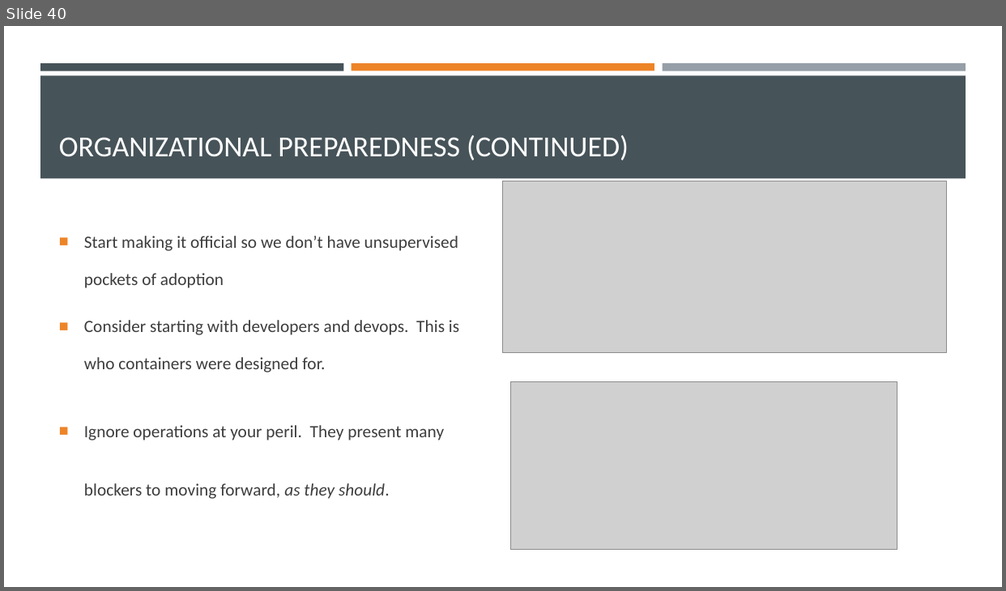
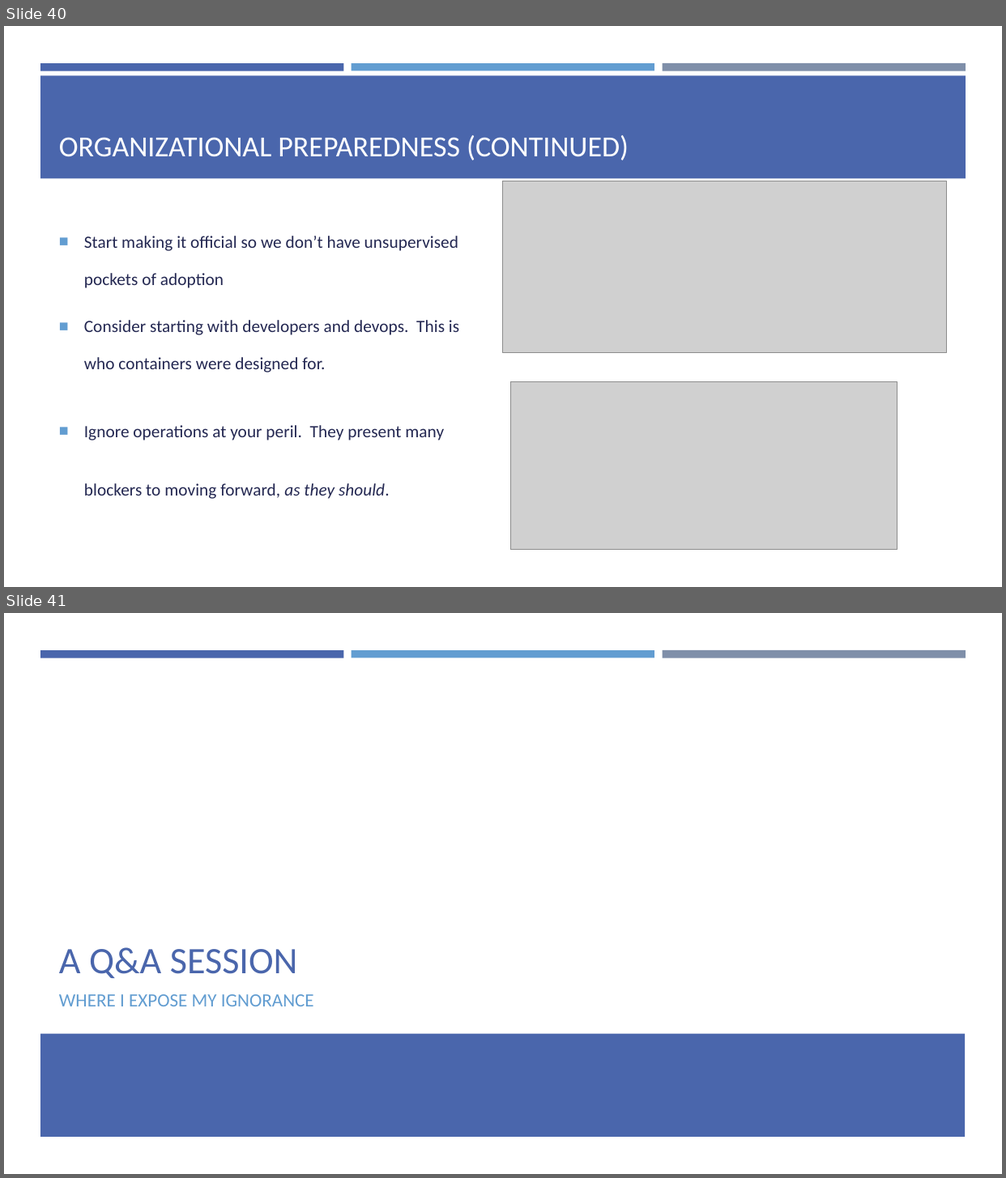
Before and after one commit to EnterpriseProductsLP/introduction-to-docker, a slide deck: presentation/presentation.pptx. Shown one above the other, each under a label of ours: slide 40 before the commit, slides 40 and 41 after it. The pictures are 1006x591 and 1006x1178 pixels, drawn with LibreOffice and Linux fonts; fonts in the diff are those of the drawing; grey boxes stand for pictures. Boxes give left, top, right and bottom in pixels: in the first picture for what was removed or moved away, otherwise in the second. Text is boxed around its words. In the diff, an @@ line names an element or a change of style, - is before the commit and + after.

```diff
--- a/presentation/presentation.pptx
+++ b/presentation/presentation.pptx
@@ slide 41 added at box(4, 613, 1002, 1174), background #FFFFFF; not listed: 3 template elements that a slide beside it also shows @@
@@ title added at box(59, 948, 298, 978), 36 pt, text #4A66AC @@
+A Q&A SESSION
@@ text added at box(59, 995, 314, 1007), 18 pt, text #629DD1 @@
+WHERE I EXPOSE MY IGNORANCE
@@ rectangle added at box(40, 1033, 965, 1137), fill #4A66AC @@
@@ slide 40 changed as well @@
@@ rectangle at box(40, 63, 344, 71): fill #465359 to #4A66AC @@
@@ rectangle at box(351, 63, 654, 71): fill #ED8428 to #629DD1 @@
@@ rectangle at box(662, 63, 965, 71): fill #969FA7 to #7F8FA9 @@
@@ rectangle at box(40, 75, 966, 179): fill #465359 to #4A66AC @@
@@ text "Start making it official so ..." at box(84, 236, 459, 499): text colour #3D3D3D to #242852; bullet colour #ED8428 to #629DD1 @@
```
Also in this commit, not shown: 39 other slides changed, 1 other file.
